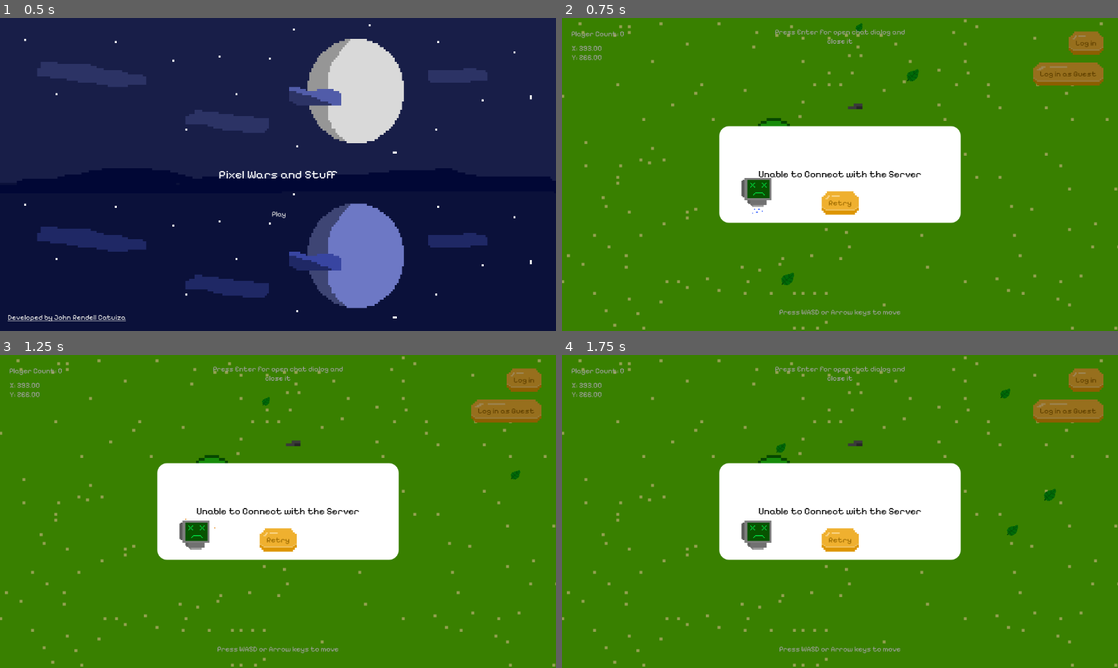
Above: before the commit, frames 1-4 (two rows, left to right).
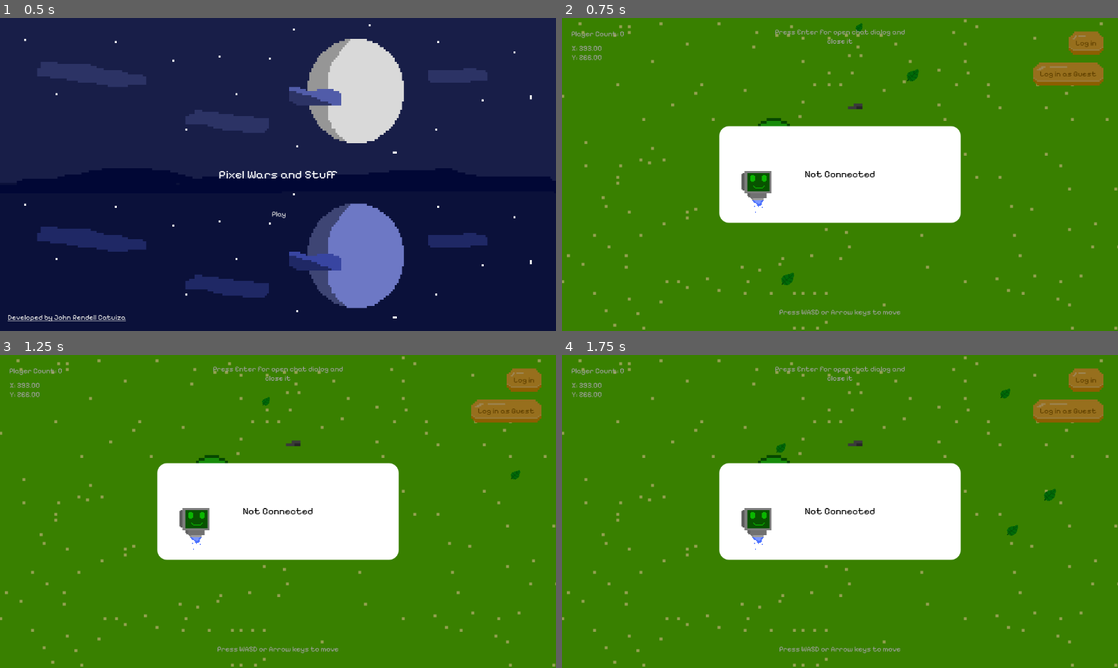
Above: after the commit, the same moments.

Repository: JohnRendell/Pixel_Arcade_Game
Game: Godot game, scene res://Scenes/main_menu.tscn
Same seed, same stepped clock (60 frames per second), same inputs: the game is played once before the commit and once after it.
Inputs:
- Up to frame 1 (0.5 s): no input
- Up to frame 2 (0.75 s): click "Play" at 0.5 s
- Up to frame 3 (1.25 s): no input
- Up to frame 4 (1.75 s): click "Log in as Guest" at 1.25 s

Frame 1 is identical in both runs. In frame 2, 1.2% of the frame differs, in the area x 32-65%, y 48-63%; in frame 3, 1.3%; in frame 4, 1.3%.

Commit message:
Fixed, Add, Removed and Modify.
-Removed print logs to other files and modify spacing.
-Add notification when player joined.
-Add notification manager script.
-Still need lots of fixing.

Diff:
--- a/Scripts/Global_Scripts/game_interface.gd
+++ b/Scripts/Global_Scripts/game_interface.gd
@@ -10,13 +10,11 @@
 
 func _ready():
 	playerSettings.visible = true if PlayerGlobalScript.isLoggedIn else false
-	print(PlayerGlobalScript.player_name)
 	loading_panel.visible = false
 
 func _process(_delta: float):
 	var playerX = PlayerGlobalScript.playerCoords.x
 	var playerY = PlayerGlobalScript.playerCoords.y
-
 	playerTextCoordsLabel.text = "X: %.2f \nY: %.2f " % [playerX, playerY]
 
 	var socket_data = SocketConnection.socket_data
--- a/Scripts/Global_Scripts/global_message_script.gd
+++ b/Scripts/Global_Scripts/global_message_script.gd
@@ -39,7 +39,7 @@
 		send_message()
 		color = Color(0.00, 0.00, 0.00, 0.00)
 		PlayerGlobalScript.global_message_open = false
-		scroll_container.vertical_scroll_mode = 3
+		scroll_container.vertical_scroll_mode = ScrollContainer.SCROLL_MODE_SHOW_NEVER
 
 	else:
 		color = Color(0.00, 0.00, 0.00, 0.20)
@@ -47,7 +47,7 @@
 
 		await get_tree().process_frame
 		message_input.grab_focus()
-		scroll_container.vertical_scroll_mode = 1
+		scroll_container.vertical_scroll_mode = ScrollContainer.SCROLL_MODE_AUTO
 
 	message_input.visible = PlayerGlobalScript.global_message_open
 	scroll_container.get("theme_override_styles/panel").bg_color = color
@@ -56,7 +56,6 @@
 	var send_content = user_send_message.duplicate()
 
 	if not message_input.text.is_empty():
-		var message = ""
 		send_content.visible = true
 
 		send_content.text = PlayerGlobalScript.player_name + ": " + message_input.text
@@ -65,7 +64,7 @@
 		message_container.add_child(send_content)
 
 	await get_tree().process_frame
-	scroll_container.scroll_vertical = scroll_container.get_v_scroll_bar().max_value
+	scroll_container.scroll_vertical = int(scroll_container.get_v_scroll_bar().max_value)
 
 func receive_message(data):
 	if typeof(data) == TYPE_DICTIONARY:
@@ -81,14 +80,29 @@
 				message_container.add_child(receive_content)
 
 				await get_tree().process_frame
-				scroll_container.scroll_vertical = scroll_container.get_v_scroll_bar().max_value
+				scroll_container.scroll_vertical = int(scroll_container.get_v_scroll_bar().max_value)
 
-		elif data.get("Socket_Type") == "playerDisconnect":
+		#TODO: fix this one
+		elif data.get("Socket_Type") == "playerConnected":
+			print("Fired the socket connected")
 			receive_content.visible = true
-			var player_leave_game_name = data.get("Player_Name")
-			receive_content.text = player_leave_game_name + " left the game."
-
+			var player_game_name = data.get("Player_Name")
+			receive_content.text = player_game_name + " joined the game."
 			message_container.add_child(receive_content)
 
 			await get_tree().process_frame
-			scroll_container.scroll_vertical = scroll_container.get_v_scroll_bar().max_value
+			scroll_container.scroll_vertical = int(scroll_container.get_v_scroll_bar().max_value)
+
+		elif data.get("Socket_Type") == "playerDisconnect":
+			BackendStuff.send_data_to_express({ "playerCount": -1 }, "/gameData/setPlayerCount")
+
+			await get_tree().create_timer(1.0).timeout
+			if BackendStuff.returned_parsed["message"] == "success":
+				print(data.get("Socket_Type"))
+			receive_content.visible = true
+			var player_game_name = data.get("Player_Name")
+			receive_content.text = player_game_name + " left the game."
+			message_container.add_child(receive_content)
+
+			await get_tree().process_frame
+			scroll_container.scroll_vertical = int(scroll_container.get_v_scroll_bar().max_value)
--- /dev/null
+++ b/Scripts/Global_Scripts/notificationManager.gd
@@ -0,0 +1,6 @@
+extends Node
+
+signal notify_connected(playername)
+
+func player_connected(playername):
+	emit_signal("notify_connected", playername)
--- a/Scripts/Lobby_Scripts/lobby_script.gd
+++ b/Scripts/Lobby_Scripts/lobby_script.gd
@@ -8,6 +8,8 @@
 
 #for loading panel
 @export var loading_panel: Panel
+
+var leave_lobby = false
 
 func _ready():
 	particle.emitting = true
@@ -49,9 +51,17 @@
 		$"Y sort".add_child(instance)
 		instance.position = pos
 
+func _process(_delta: float):
+	if leave_lobby:
+		SocketConnection.send_data({ "Socket_Type": "playerLeave_lobby", "Player_Name": PlayerGlobalScript.player_name })
+
+		print("At Guest: " + str({ "Socket_Type": "playerLeave_lobby", "Player_Name": PlayerGlobalScript.player_name }))
+		await get_tree().create_timer(1.0).timeout
+		leave_lobby = false
+
 func _on_guest_button_pressed():
 	loading_panel.visible = true
-	SocketConnection.send_data({ "Socket_Type": "playerLeave_lobby", "Player_Name": PlayerGlobalScript.player_name })
+	leave_lobby = true
 
 	BackendStuff.send_data_to_express({ "playerCount": 1 }, "/gameData/setPlayerCount")
 
--- a/Scripts/Lobby_Scripts/lobby_validation.gd
+++ b/Scripts/Lobby_Scripts/lobby_validation.gd
@@ -9,6 +9,8 @@
 #for loading panel
 @export var loading_panel: Panel
 
+var leave_lobby = false
+
 func _ready():
 	loading_panel.visible = false
 	validate_loading.visible = false
@@ -16,6 +18,10 @@
 func _process(_delta: float):
 	if !PlayerGlobalScript.modal_open:
 		login_warning_text.text = ""
+
+	if leave_lobby:
+		SocketConnection.send_data({ "Socket_Type": "playerLeave_lobby", "Player_Name": PlayerGlobalScript.player_name })
+		leave_lobby = false
 
 func _on_log_in_button_pressed():
 	if !login_username_input.text or !login_password_input.text:
@@ -30,9 +36,9 @@
 		warning_text.text = BackendStuff.returned_parsed["status"]
 
 		if BackendStuff.returned_parsed["status"] == "account exists":
-			SocketConnection.send_data({ "Socket_Type": "playerLeave_lobby", "Player_Name": PlayerGlobalScript.player_name })
+			leave_lobby = true
+			loading_panel.visible = true
 
-			loading_panel.visible = true
 			BackendStuff.send_data_to_express({ "playerCount": 1 }, "/gameData/setPlayerCount")
 
 			await get_tree().create_timer(1.0).timeout
--- a/Scripts/Player_Scripts/player_spawn_script.gd
+++ b/Scripts/Player_Scripts/player_spawn_script.gd
@@ -75,14 +75,10 @@
 					player["Player"].isIdle = isIdle
 
 		#TODO: Fix this one, player not kind of leaving on lobby when joined
-		elif data.get("Socket_Type") == "playerDisconnect" or data.get("Socket_Type") == "playerLeave_" + scene_name:
-			if data.get("Socket_Type") == "playerDisconnect":
-				BackendStuff.send_data_to_express({ "playerCount": -1 }, "/gameData/setPlayerCount")
+		elif data.get("Socket_Type") == "playerLeave_" + scene_name:
+			print(data)
 
-				await get_tree().create_timer(1.0).timeout
-				if BackendStuff.returned_parsed["message"] == "success":
-					print(data.get("Socket_Type"))
-
+		elif data.get("Socket_Type") == "playerDisconnect":
 			var player_name = data.get("Player_Name")
 
 			if joined_players.has(player_name):
--- a/Scripts/Socket_Scripts/socket_validation.gd
+++ b/Scripts/Socket_Scripts/socket_validation.gd
@@ -7,10 +7,14 @@
 @onready var connect_server_modal_label = $"Panel/Label"
 
 var isDisconnect = false
+var isConnected = false
+var isNotifFired = false
 
 func _ready():
 	#for no connection stuff
 	_on_animation_player_animation_finished("disconnect_anim")
+
+	NotificationManager.connect("notify_connected", self._on_notify_connected)
 
 func _process(_delta: float):
 	#for modal
@@ -25,6 +29,14 @@
 	connect_server_modal.visible = false if SocketConnection.connect_server_status == "Connected" else true
 	connect_server_modal_label.text = SocketConnection.connect_server_status
 	connect_server_modal_retry_btn.visible = true if SocketConnection.connect_server_status == "Unable to Connect with the Server" else false
+	isConnected = true if SocketConnection.connect_server_status == "Connected" else false
+
+	if isConnected and isNotifFired == false:
+		NotificationManager.player_connected(PlayerGlobalScript.player_name)
+		isNotifFired = true
+
+func _on_notify_connected(playername):
+	SocketConnection.send_data({"Socket_Type": "playerConnected", "Player_Name": playername })
 
 func _on_retry_btn_button_down():
 	await SocketConnection.reconnect_to_server()
--- a/project.godot
+++ b/project.godot
@@ -22,6 +22,7 @@
 SocketConnection="*res://Scripts/Socket_Scripts/socket_connection.gd"
 BackendStuff="*res://Scripts/Server_Scripts/backend_stuff.gd"
 OverallScript="*res://Scripts/Global_Scripts/overall_script.gd"
+NotificationManager="*res://Scripts/Global_Scripts/notificationManager.gd"
 
 [display]
 
Not shown, added: Scripts/Global_Scripts/notificationManager.gd.uid
Not shown, changed: Server/global_message.js
